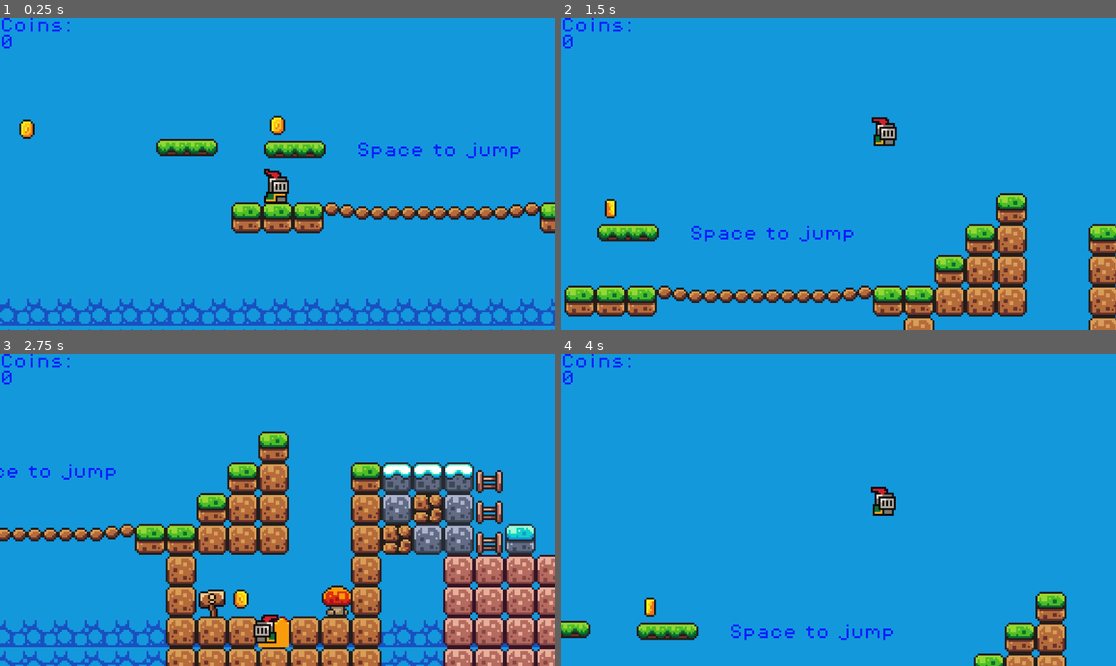
Above: before the commit, frames 1-4 (two rows, left to right).
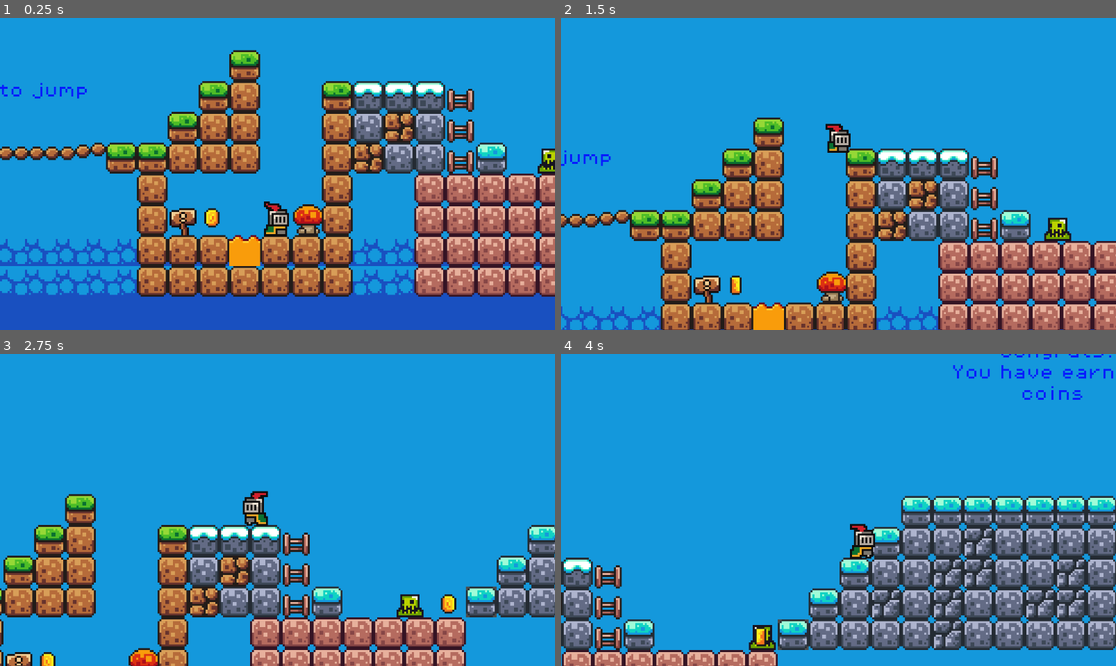
Above: after the commit, the same moments.

Repository: Ezennn/platformerMYR
Game: Godot game, scene res://scenes/level 1.tscn
Same seed, same stepped clock (60 frames per second), same inputs: the game is played once before the commit and once after it.
Inputs:
- Up to frame 1 (0.25 s): no input
- Up to frame 2 (1.5 s): hold Right (move_right) from 0.53 s (still down); tap C (dash, bound only before the commit) at 0.6 s; tap Space (jump) at 0.77, 0.8, 1.07, 1.35 s
- Up to frame 3 (2.75 s): tap Space (jump) at 1.52, 1.82, 2.3 s; tap C (dash, bound only before the commit) at 1.55, 2.1 s; release Right (move_right) at 2.03 s; hold Left (move_left) from 2.03 s (still down)
- Up to frame 4 (4 s): release Left (move_left) at 2.78 s; hold Right (move_right) from 2.78 s (still down); tap C (dash, bound only before the commit) at 2.85 s; tap Space (jump) at 3.02, 3.32, 3.6, 3.77 s

The runs differ from the first frame. In frame 1, 48% of the frame differs, in the area x 0-100%, y 0-100%; in frame 2, 36%; in frame 3, 42%; in frame 4, 31%.

Commit message:
Enemy killable

Diff:
--- a/project.godot
+++ b/project.godot
@@ -11,7 +11,7 @@
 [application]
 
 config/name="First Godot Platformer"
-run/main_scene="uid://bofabqvdodi8y"
+run/main_scene="res://scenes/level 1.tscn"
 config/features=PackedStringArray("4.4", "Forward Plus")
 config/icon="res://icon.svg"
 
@@ -40,7 +40,7 @@
 , Object(InputEventKey,"resource_local_to_scene":false,"resource_name":"","device":-1,"window_id":0,"alt_pressed":false …(183 unchanged characters)…
 ]
 }
-dash={
+Dash={
 "deadzone": 0.2,
 "events": [Object(InputEventKey,"resource_local_to_scene":false,"resource_name":"","device":-1,"window_id":0,"alt_press …(191 unchanged characters)…
 , Object(InputEventKey,"resource_local_to_scene":false,"resource_name":"","device":-1,"window_id":0,"alt_pressed":false …(186 unchanged characters)…
--- a/scenes/green_slime.tscn
+++ b/scenes/green_slime.tscn
@@ -93,7 +93,10 @@
 }]
 
 [sub_resource type="RectangleShape2D" id="RectangleShape2D_mp6ra"]
-size = Vector2(10, 14)
+size = Vector2(10, 9)
+
+[sub_resource type="RectangleShape2D" id="RectangleShape2D_0pvn7"]
+size = Vector2(8, 4.5)
 
 [node name="Green Slime" type="Node2D"]
 script = ExtResource("1_0pvn7")
@@ -102,12 +105,14 @@
 sprite_frames = SubResource("SpriteFrames_e30mu")
 animation = &"Aggressive Idle"
 autoplay = "Aggressive Idle"
-frame_progress = 0.719737
+frame = 3
+frame_progress = 0.753883
 
 [node name="Killzone" parent="." instance=ExtResource("3_boo2g")]
+collision_layer = 8
 
-[node name="CollisionShape2D" type="CollisionShape2D" parent="Killzone"]
-position = Vector2(0, 5)
+[node name="Killbox" type="CollisionShape2D" parent="Killzone"]
+position = Vector2(0, 7.5)
 shape = SubResource("RectangleShape2D_mp6ra")
 
 [node name="RayCastRight" type="RayCast2D" parent="."]
@@ -117,3 +122,11 @@
 [node name="RayCastLeft" type="RayCast2D" parent="."]
 position = Vector2(0, 5)
 target_position = Vector2(-8, 0)
+
+[node name="HeadHitbox" type="Area2D" parent="."]
+collision_layer = 4
+collision_mask = 2
+
+[node name="Hitbox" type="CollisionShape2D" parent="HeadHitbox"]
+position = Vector2(0, -0.25)
+shape = SubResource("RectangleShape2D_0pvn7")
--- a/scenes/level 1.tscn
+++ b/scenes/level 1.tscn
@@ -33,7 +33,7 @@
 9:0/0 = 0
 9:0/0/physics_layer_0/polygon_0/points = PackedVector2Array(-8, -8, 8, -5.75548, 8, -0.179857, -8, -2.1583)
 10:0/0 = 0
-10:0/0/physics_layer_0/polygon_0/points = PackedVector2Array(-8, -5.78696, 8, -5.78696, 8, 0.179859, -8, 0)
+10:0/0/physics_layer_0/polygon_0/points = PackedVector2Array(-8, -5.03604, 8, -5.2159, 8, 0.359718, -8, 0.359718)
 11:0/0 = 0
 11:0/0/physics_layer_0/polygon_0/points = PackedVector2Array(-8, -5.75548, 8, -8, 8, -1.61873, -8, 0)
 0:1/0 = 0
@@ -57,7 +57,7 @@
 9:1/0 = 0
 9:1/0/physics_layer_0/polygon_0/points = PackedVector2Array(-8, -8, 8, -5.75548, 8, -0.179857, -8, -2.1583)
 10:1/0 = 0
-10:1/0/physics_layer_0/polygon_0/points = PackedVector2Array(-8, -5.78696, 8, -5.78696, 8, 0.179859, -8, 0)
+10:1/0/physics_layer_0/polygon_0/points = PackedVector2Array(-8, -5.03604, 8, -5.2159, 8, 0.359718, -8, 0.359718)
 11:1/0 = 0
 11:1/0/physics_layer_0/polygon_0/points = PackedVector2Array(-8, -5.75548, 8, -8, 8, -1.61873, -8, 0)
 0:2/0 = 0
@@ -81,7 +81,7 @@
 9:2/0 = 0
 9:2/0/physics_layer_0/polygon_0/points = PackedVector2Array(-8, -8, 8, -5.75548, 8, -0.179857, -8, -2.1583)
 10:2/0 = 0
-10:2/0/physics_layer_0/polygon_0/points = PackedVector2Array(-8, -5.78696, 8, -5.78696, 8, 0.179859, -8, 0)
+10:2/0/physics_layer_0/polygon_0/points = PackedVector2Array(-8, -5.03604, 8, -5.2159, 8, 0.359718, -8, 0.359718)
 11:2/0 = 0
 11:2/0/physics_layer_0/polygon_0/points = PackedVector2Array(-8, -5.75548, 8, -8, 8, -1.61873, -8, 0)
 0:3/0 = 0
@@ -240,7 +240,7 @@
 position = Vector2(360, 36)
 
 [node name="Player" parent="." groups=["player"] instance=ExtResource("3_dqu65")]
-position = Vector2(8, 24)
+position = Vector2(233, 80)
 
 [node name="Camera2D" type="Camera2D" parent="Player"]
 position = Vector2(0, -7)
@@ -317,18 +317,21 @@
 theme_override_font_sizes/font_size = 8
 text = "Space to jump "
 
-[node name="LabelManager" type="CanvasLayer" parent="."]
+[node name="LabelManager" type="Node" parent="."]
 unique_name_in_owner = true
 script = ExtResource("8_p75kv")
 
 [node name="ScoreLabel" type="Label" parent="LabelManager"]
-anchors_preset = -1
-anchor_right = 0.0546875
-anchor_bottom = 0.0169753
+offset_left = 501.0
+offset_top = -111.0
+offset_right = 621.0
+offset_bottom = -80.0
 theme_override_colors/font_color = Color(0.027451, 0.105882, 1, 1)
 theme_override_fonts/font = ExtResource("7_gthes")
-theme_override_font_sizes/font_size = 32
-text = "Coins: 0"
+theme_override_font_sizes/font_size = 8
+text = "Congrats!
+You have earned x coins "
+horizontal_alignment = 1
 autowrap_mode = 2
 metadata/_edit_use_anchors_ = true
 
--- a/scenes/player.tscn
+++ b/scenes/player.tscn
@@ -180,8 +180,8 @@
 "texture": SubResource("AtlasTexture_ujl30")
 }],
 "loop": false,
-"name": &"dash",
-"speed": 10.0
+"name": &"Dash",
+"speed": 21.0
 }, {
 "frames": [{
 "duration": 1.0,
@@ -196,7 +196,7 @@
 "duration": 1.0,
 "texture": SubResource("AtlasTexture_wqfne")
 }],
-"loop": false,
+"loop": true,
 "name": &"dead",
 "speed": 6.0
 }, {
@@ -213,7 +213,7 @@
 "duration": 1.0,
 "texture": SubResource("AtlasTexture_md1ol")
 }],
-"loop": false,
+"loop": true,
 "name": &"hit",
 "speed": 10.0
 }, {
@@ -238,7 +238,7 @@
 "duration": 1.0,
 "texture": SubResource("AtlasTexture_g2els")
 }],
-"loop": false,
+"loop": true,
 "name": &"jump",
 "speed": 5.0
 }, {
@@ -291,7 +291,7 @@
 "duration": 1.0,
 "texture": SubResource("AtlasTexture_fulsm")
 }],
-"loop": false,
+"loop": true,
 "name": &"run",
 "speed": 12.0
 }]
@@ -302,12 +302,13 @@
 [node name="Player" type="CharacterBody2D"]
 z_index = 5
 collision_layer = 2
+collision_mask = 15
 script = ExtResource("1_g2els")
 
 [node name="AnimatedSprite2D" type="AnimatedSprite2D" parent="."]
 position = Vector2(0, -4)
 sprite_frames = SubResource("SpriteFrames_2hs0m")
-animation = &"run"
+animation = &"jump"
 autoplay = "idle"
 
 [node name="CollisionShape2D" type="CollisionShape2D" parent="."]
@@ -317,4 +318,3 @@
 stream = ExtResource("3_qhqgy")
 
 [connection signal="ready" from="." to="." method="_on_ready"]
-[connection signal="animation_finished" from="AnimatedSprite2D" to="." method="_on_animation_finished"]
--- a/scripts/green_slime.gd
+++ b/scripts/green_slime.gd
@@ -5,8 +5,17 @@
 @onready var ray_cast_right: RayCast2D = $RayCastRight
 @onready var ray_cast_left: RayCast2D = $RayCastLeft
 @onready var animated_sprite: AnimatedSprite2D = $AnimatedSprite2D
+@onready var head_hitbox: Area2D = $HeadHitbox
+# Called every frame. 'delta' is the elapsed time since the previous frame.
+func _ready():
+	head_hitbox.body_entered.connect(_on_head_hit)
 
-# Called every frame. 'delta' is the elapsed time since the previous frame.
+func _on_head_hit(body):
+	if body.has_method("enemybounce") and body.velocity.y > 0:
+		body.enemybounce()
+		queue_free()  # destroy enemy
+
+
 func _process(delta: float) -> void:
 	if ray_cast_right.is_colliding():
 		direction = -1
--- a/scripts/player.gd
+++ b/scripts/player.gd
@@ -4,14 +4,18 @@
 
 const SPEED = 130.0
 const DASHSPEED = 200.0
-const DASHTIME = 0.3
 const JUMP_VELOCITY = -300.0
 
-var refreshable_actions_when_touch_ground : Array[String] = []
-var blocking_animation_playing = false
+const DASHTIME = 0.3
+
 var isAlive : bool = true
 @onready var animated_sprite: AnimatedSprite2D = $AnimatedSprite2D
+var doublejump = true
+var airdash = true
+var is_dashing = false
+var dash_timer = 0.0
 var bounce_pending := false
+
 
 
 func _ready() -> void:
@@ -23,66 +27,45 @@
 func bounce() -> void:
 	bounce_pending = true
 
+func enemybounce():
+	velocity.y = JUMP_VELOCITY * 1.2
+
 func _on_player_death() -> void:
 	isAlive = false
-	$AudioStreamPlayer2D.stream = preload("res://assets/sounds/hurt.wav")
-	$AudioStreamPlayer2D.play()
 
-func play_animation_for_duration(anim_name: String, desired_duration: float) -> void:
-	var sprite_frames = animated_sprite.sprite_frames
 
-	if not sprite_frames.has_animation(anim_name):
-		print("Animation not found!")
+func _physics_process(delta: float) -> void:
+
+
+
+	if Input.is_action_just_pressed("Dash") and airdash == true:
+		is_dashing =true
+		dash_timer = DASHTIME
+		velocity.y = 0
+		if not is_on_floor():
+			airdash = false
 		return
 
-	var frame_count = sprite_frames.get_frame_count(anim_name)
-
-	if desired_duration <= 0:
-		print("Duration must be positive!")
-		return
-
-	# Compute the FPS so the animation fits the desired time
-	var new_fps = frame_count / desired_duration
-	sprite_frames.set_animation_speed(anim_name, new_fps)
-
-	animated_sprite.play(anim_name)
-
-# decouple the idle animation
-func _on_animation_finished() -> void:
-	blocking_animation_playing = false
-	if is_on_floor() and velocity.x == 0:
-		animated_sprite.play("idle")
-
-func _physics_process(delta: float) -> void:
-	move_and_slide()
-	if blocking_animation_playing:
-		return;
-
-	if Input.is_action_just_pressed("dash") and "dash" in refreshable_actions_when_touch_ground:
-		refreshable_actions_when_touch_ground.erase("dash")
-		velocity.y = 0;
-		play_animation_for_duration("dash", DASHTIME)
-		$AudioStreamPlayer2D.stream = preload("res://assets/sounds/dash.mp3")
-		$AudioStreamPlayer2D.play()
-		var direction : int = -1 if animated_sprite.flip_h else 1
-		velocity.x = direction * DASHSPEED
-		blocking_animation_playing = true
-		# must stop other code from running, since blocking animation just started
+	if is_dashing == true :
+		if animated_sprite.animation != "Dash" :
+			animated_sprite.play("Dash")
+		var direction := Input.get_axis("move_left", "move_right")
+		if direction :
+			velocity.x = direction * DASHSPEED
+			animated_sprite.flip_h = direction < 0
+		dash_timer -= delta
+		if dash_timer <= 0:
+			is_dashing = false
+		move_and_slide()
 		return
 
 
 	if Input.is_action_just_pressed("jump")  and isAlive:
-		var successful_jump : bool = false;
 		if is_on_floor():
-			successful_jump = true
 			velocity.y = JUMP_VELOCITY
-		if not is_on_floor() and "double_jump" in refreshable_actions_when_touch_ground:
-			successful_jump = true
+		if not is_on_floor() and doublejump:
 			velocity.y = JUMP_VELOCITY
-			refreshable_actions_when_touch_ground.erase("double_jump")
-		if (successful_jump):
-			$AudioStreamPlayer2D.stream = preload("res://assets/sounds/jump.mp3")
-			$AudioStreamPlayer2D.play()
+			doublejump = false
 
 	# Apply bounce if pending
 	if bounce_pending:
@@ -101,9 +84,14 @@
 	# Add the gravity.
 	if not is_on_floor():
 		velocity += get_gravity() * delta
-		if animated_sprite.animation != "dash" :
+		if animated_sprite.animation != "Dash" :
 			animated_sprite.play("jump")
+
+
 
 	#Add doublejump everytime on floor
 	if is_on_floor():
-		refreshable_actions_when_touch_ground = ["double_jump", "dash"]
+		doublejump = true
+		airdash = true
+
+	move_and_slide()
Not shown: 1 places in scenes/green_slime.tscn that only renumber resources
